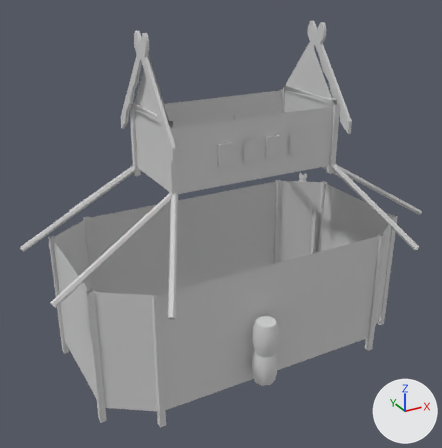
The COLLADA model art/meshes/structural/norse_temple_base.dae as it was, and as the next commit left it.
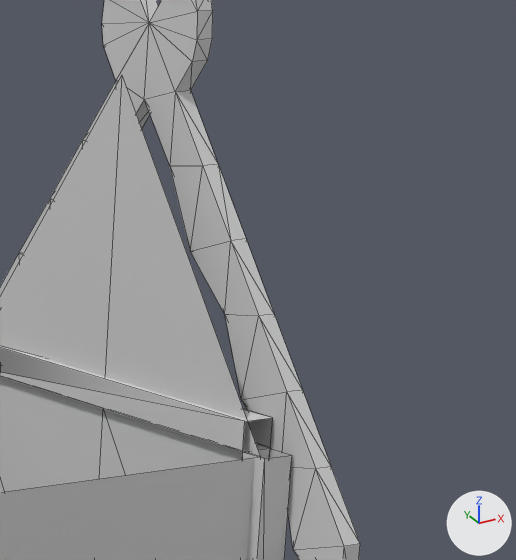
The first picture shows the older version from a 50 mm lens placed at (-0.518, -0.94, 0.632), pointed at (0.015, 0.03, 0.148). The close-ups show both versions on the part from 66% to 86% of the width and 6% to 28% of the height of that picture; other places that the commit changed are outside them. Every picture has the same lights, and +X, +Y and +Z are marked at lower right. The close-ups show mesh edges as thin lines. Where no turn or scale is listed for an object, it has been applied to the vertices. Vertices at the same position are counted once.
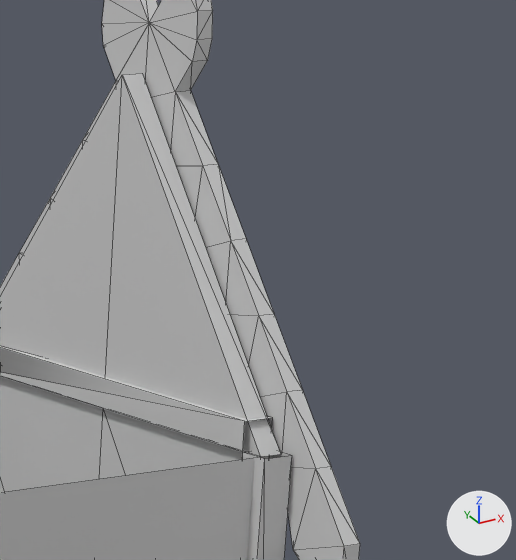
The newer file is also rescaled (x0.779), turned or shifted as a whole; pictures and numbers use the older file's frame.

Pixel boxes (x1, y1, x2, y2) of what changed, in the close-ups (516 x 560 px):
part 1 of me_cube_001, built on: before (136, 99, 150, 128); after (123, 73, 281, 457)

Edits to the bpy script that builds the scene:
```text
Change me_cube_001:
    used by ob_cube_001; location = (0.0, 0.0, 0.0402)
    remove me_cube_001.from_pydata(...)  # 1207 vertices, 1824 faces; spans x -0.357..0.412, y -0.241..0.335, z -0.172..0.482
    add me_cube_001.from_pydata(...)  # 1178 vertices, 1832 faces; spans x -0.357..0.412, y -0.238..0.335, z -0.172..0.482
    me_cube_001 part 1
    1 vertex is removed from x 0.201, y 0.0, z 0.441
    4 faces are deleted
    3 vertices are added at (0.194, 0.081, 0.344), (0.194, -0.081, 0.344), (0.194, 0.0, 0.449)
    8 new faces join them
```
